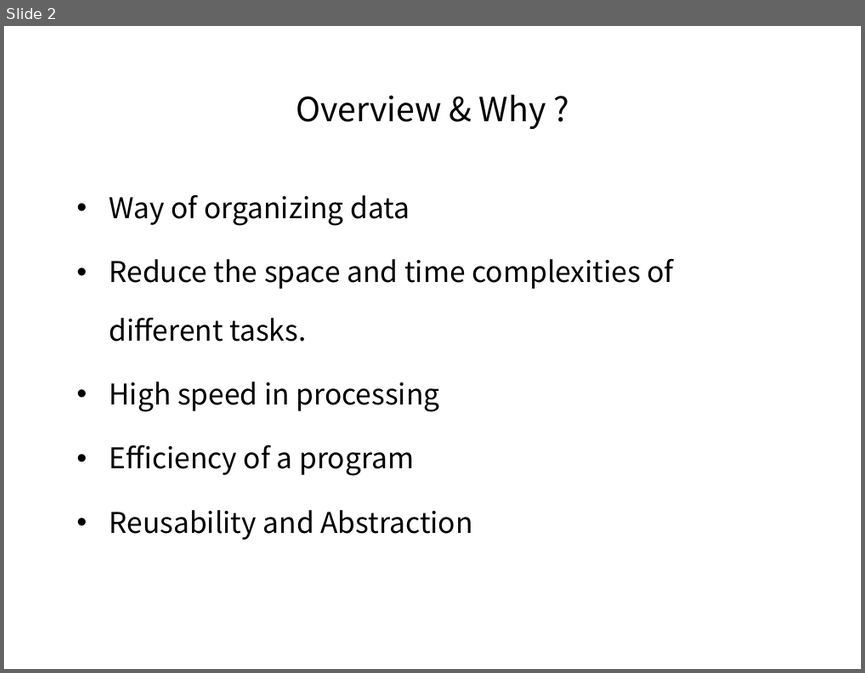
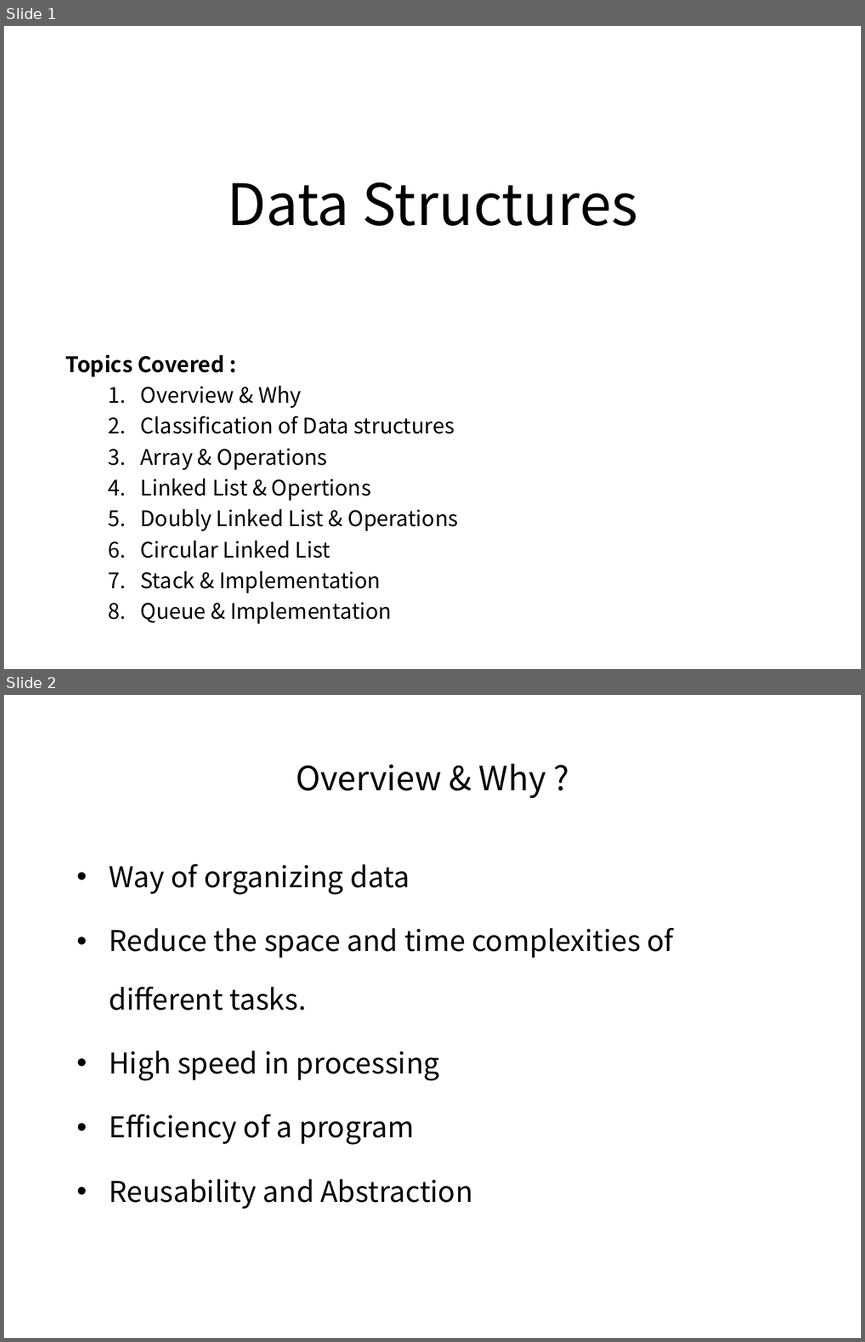
Before and after one commit to pankajfri/Training-Materials, a slide deck: Objected Oriented Programming Concepts Using C++ & Data Structures/Data Structures.pptx. Shown one above the other, each under a label of ours: slide 2 before the commit, slides 1 and 2 after it. The pictures are 865x673 and 865x1342 pixels, drawn with LibreOffice and Linux fonts; fonts in the diff are those of the drawing; background and template pictures are left out. Boxes give left, top, right and bottom in pixels: in the first picture for what was removed or moved away, otherwise in the second. Text is boxed around its words. In the diff, an @@ line names an element or a change of style, - is before the commit and + after.

```diff
--- a/Objected Oriented Programming Concepts Using C++ & Data Structures/Data Structures.pptx
+++ b/Objected Oriented Programming Concepts Using C++ & Data Structures/Data Structures.pptx
@@ slide 1 added at (4, 26, 861, 669), background #FFFFFF @@
@@ title added at (227, 182, 638, 226), 48 pt, text #000000 @@
+Data Structures
@@ text added at (65, 354, 458, 624), 18 pt, text #000000 @@
+Topics Covered :
+  1. Overview & Why
+  2. Classification of Data structures
+  3. Array & Operations
+  4. Linked List & Opertions
+  5. Doubly Linked List & Operations
+  6. Circular Linked List
+  7. Stack & Implementation
+  8. Queue & Implementation
```
Also in this commit, not shown: 7 slides changed, 2 other slides added, 1 slide removed, 5 other files.
